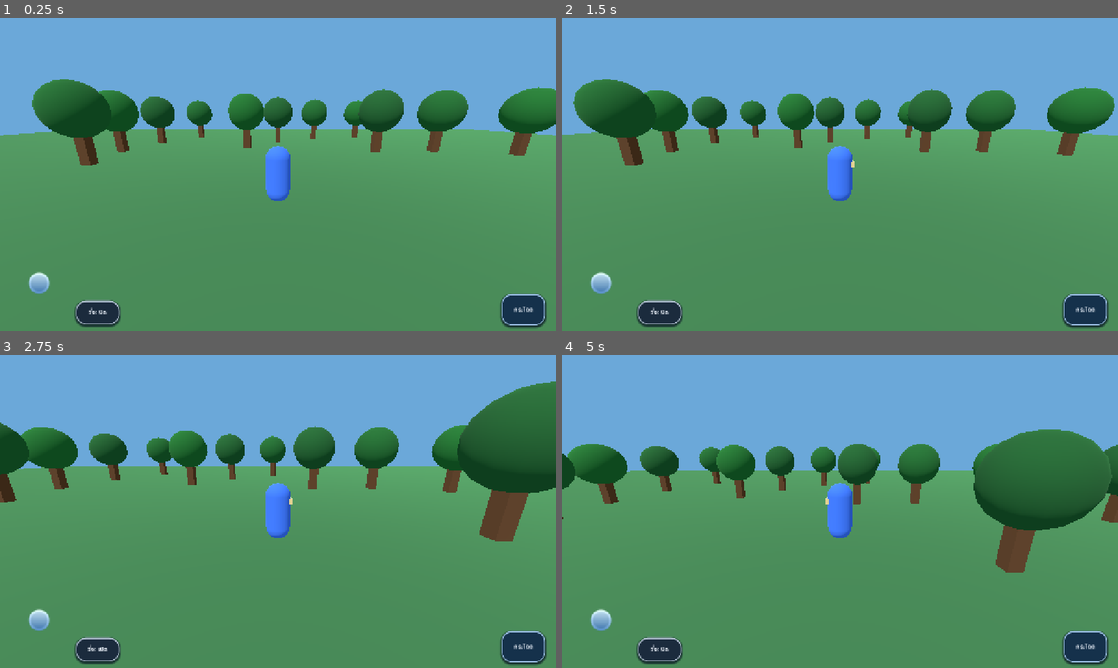
Above: before the commit, frames 1-4 (two rows, left to right).
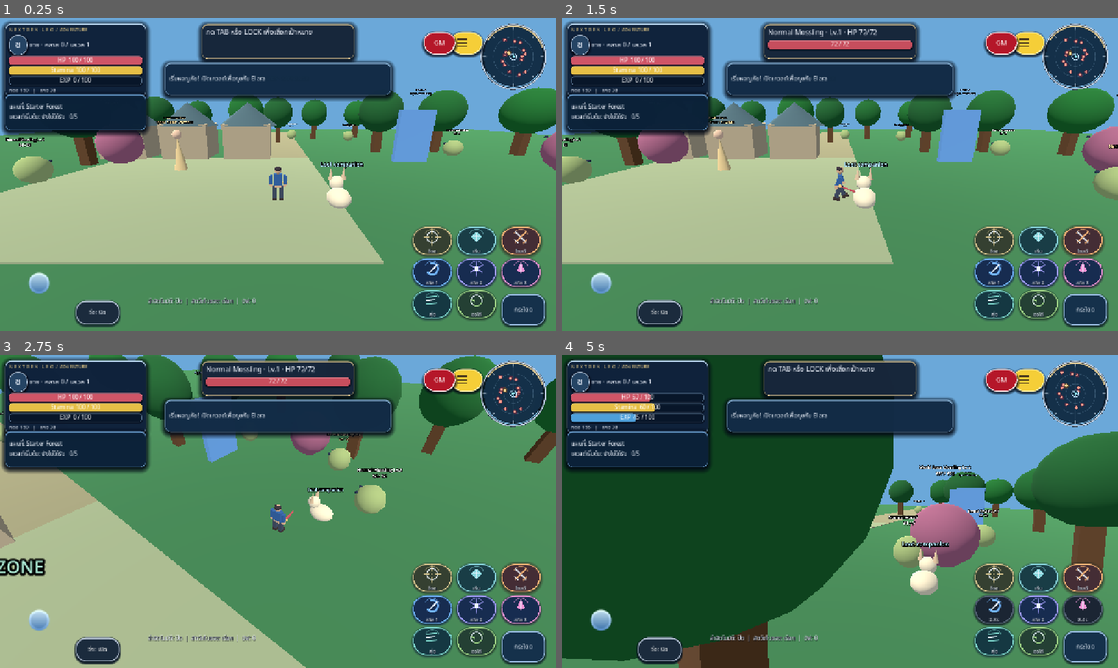
Above: after the commit, the same moments.

Repository: redfullmoon209-debug/NexTgenLeo
Game: Godot game, scene res://scenes/main.tscn
Same seed, same stepped clock (60 frames per second), same inputs: the game is played once before the commit and once after it.
Inputs (mouse positions are in pixels of both pictures, inside the frame that each line leads up to):
- Up to frame 1 (0.25 s): no input
- Up to frame 2 (1.5 s): click "กระโดด" at 0.5 s; tap Enter at 1.25 s; move the mouse to (962, 158) at 1.27 s; hold D from 1.28 s (still down); tap Tab at 1.35 s; click (962, 158) at 1.42 s
- Up to frame 3 (2.75 s): tap Space at 1.52 s; release D at 2 s; drag from (166, 527) to (250, 574) at 2.02 s
- Up to frame 4 (5 s): move the mouse to (895, 442) at 2.77 s; hold D 2.78-3.5 s; tap 1 at 2.85 s; drag from (812, 574) to (673, 464) at 3.52 s; move the mouse to (1006, 558) at 4.27 s; hold A from 4.28 s (still down); tap 3 at 4.35 s; tap Space at 4.52 s

The runs differ from the first frame. In frame 1, 53% of the frame differs, in the area x 0-100%, y 0-97%; in frame 2, 52%; in frame 3, 64%; in frame 4, 71%, in the area x 0-100%, y 0-100%.
Error before the commit: Parse Error: Cannot infer the type of "pct" variable because the value doesn't have a set type. (res://scripts/gameplay.gd:1392)

Commit message:
Fix strict GDScript type inference in UI scale controls

Diff:
--- a/scripts/gameplay.gd
+++ b/scripts/gameplay.gd
@@ -1389,7 +1389,7 @@
 			_button("Edit button layout: drag action buttons", func(): layout_edit = not layout_edit; _close_panel(); _tell("Layout editing " + str(layout_edit)), menu)
 			_button("คืนตำแหน่งปุ่ม", func(): GameState.settings.button_offsets = {}; GameState.settings["button_offsets_portrait"] = {}; GameState.settings["button_offsets_landscape"] = {}; _layout(); _save(), menu)
 			for ui_pct in [90, 100, 110, 120]:
-				var pct := ui_pct
+				var pct: int = int(ui_pct)
 				_button("ขนาด UI %d%%" % pct, func(): _set_ui_scale(float(pct) / 100.0), menu)
 			for quality in ["Low", "Medium", "High"]:
 				_button(quality, func(): GameState.settings.quality = quality; world.get_viewport().scaling_3d_scale = 0.65 if quality == "Low" else 1.0; _set_shadows(quality == "High"); _tell("Quality: " + quality), menu)
